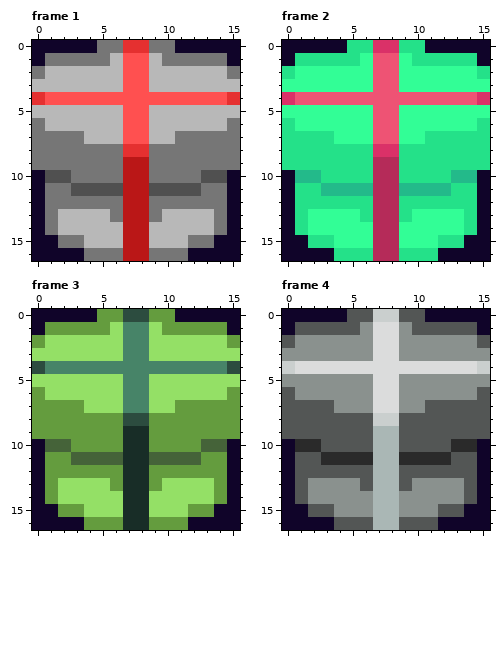
Edited in one commit: pixel-art file (assets/images/presents/medals.aseprite). The picture above is the old version.
16x17 pixels, 27 frames. Colours within 5 levels of each other are drawn and written as one. Shown: frame 1, frame 2, frame 3, frame 4. The commit also changed other frames, which this record leaves out.
The same view after the edit:
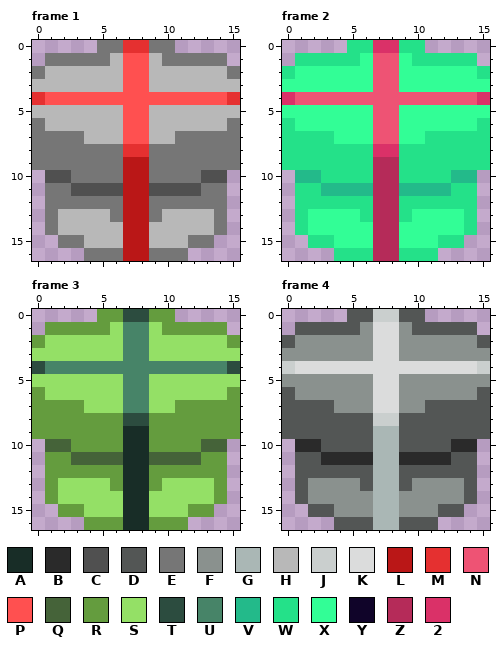
Palette (. is transparent): A #182d27  B #2a2a2a  C #505050  D #535655  E #767676  F #8a918e  G #aab7b5  H #b8b8b8  J #cacfce  K #dbdcdc  L #ba1717  M #e53030  N #ee5374  P #ff5050  Q #456339  R #649c3e  S #94e066  T #2c4c3f  U #478468  V #23ba8a  W #24e189  X #32fe96  Y #100429  Z #b52b59  2 #da3168
Edits made:
layer "bg" now hidden
Frame 1:
y 0: x 0..4 YYYYY -> .....; x 11..15 YYYYY -> .....
y 1: x 0 Y -> .; x 15 Y -> .
y 10..14: x 0 Y -> .; x 15 Y -> .
y 15: x 0..1 YY -> ..; x 14..15 YY -> ..
y 16: x 0..3 YYYY -> ....; x 12..15 YYYY -> ....
Frame 2: the same change as frame 1
Frame 3: the same change as frame 1
Frame 4: the same change as frame 1
